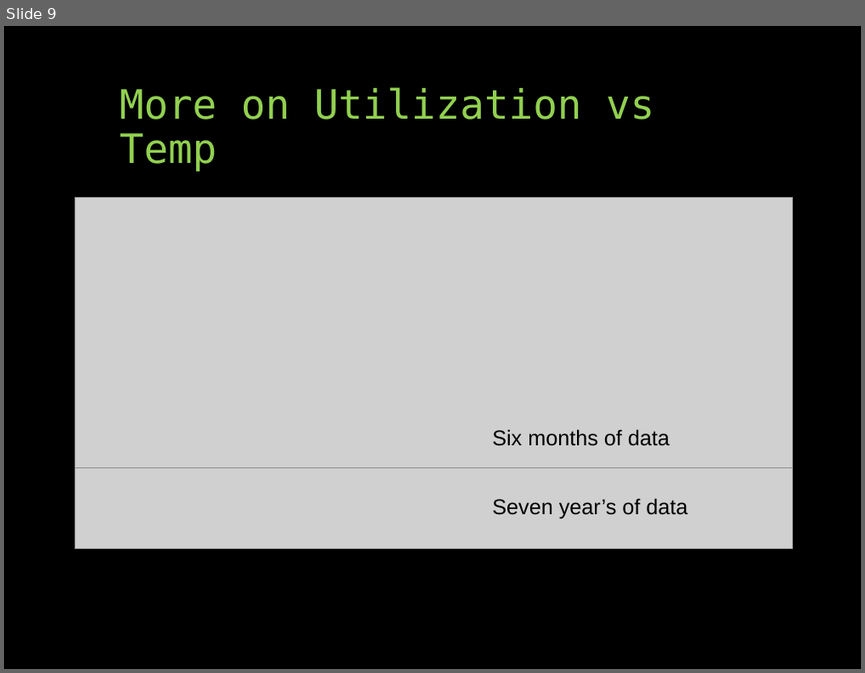
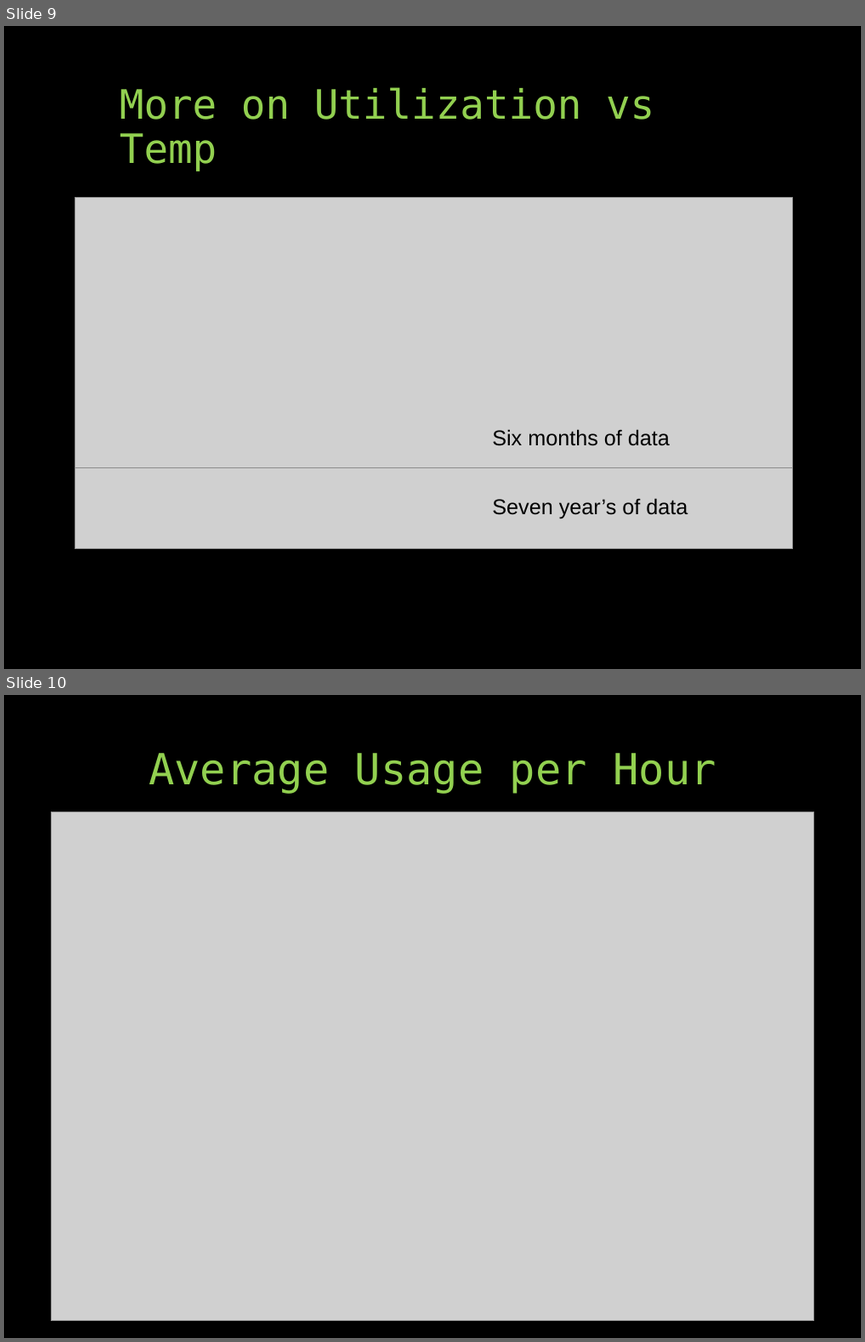
Before and after one commit to UNCG-CSE/Library-Computer-Usage-Analysis, a slide deck: Computers in the Libraries.pptx. Shown one above the other, each under a label of ours: slide 9 before the commit, slides 9 and 10 after it. The pictures are 865x673 and 865x1342 pixels, drawn with LibreOffice and Linux fonts; fonts in the diff are those of the drawing; grey boxes stand for pictures. Boxes give left, top, right and bottom in pixels: in the first picture for what was removed or moved away, otherwise in the second. Text is boxed around its words. In the diff, an @@ line names an element or a change of style, - is before the commit and + after.

```diff
--- a/Computers in the Libraries.pptx
+++ b/Computers in the Libraries.pptx
@@ slide 10 added at box(4, 695, 861, 1338), background #000000 @@
@@ title added at box(148, 753, 715, 794), 36 pt, text #92D050 @@
+Average Usage per Hour
@@ picture added at box(51, 811, 814, 1321) @@
```
Also in this commit, not shown: 1 slide changed.
